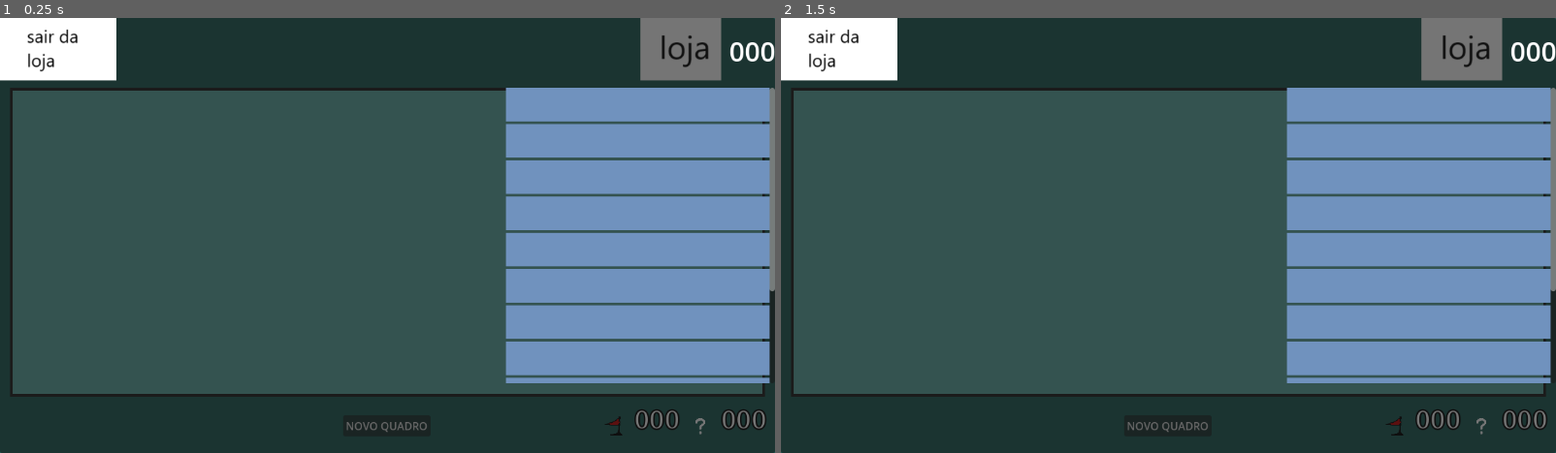
Above: before the commit, frames 1-2 (left to right).
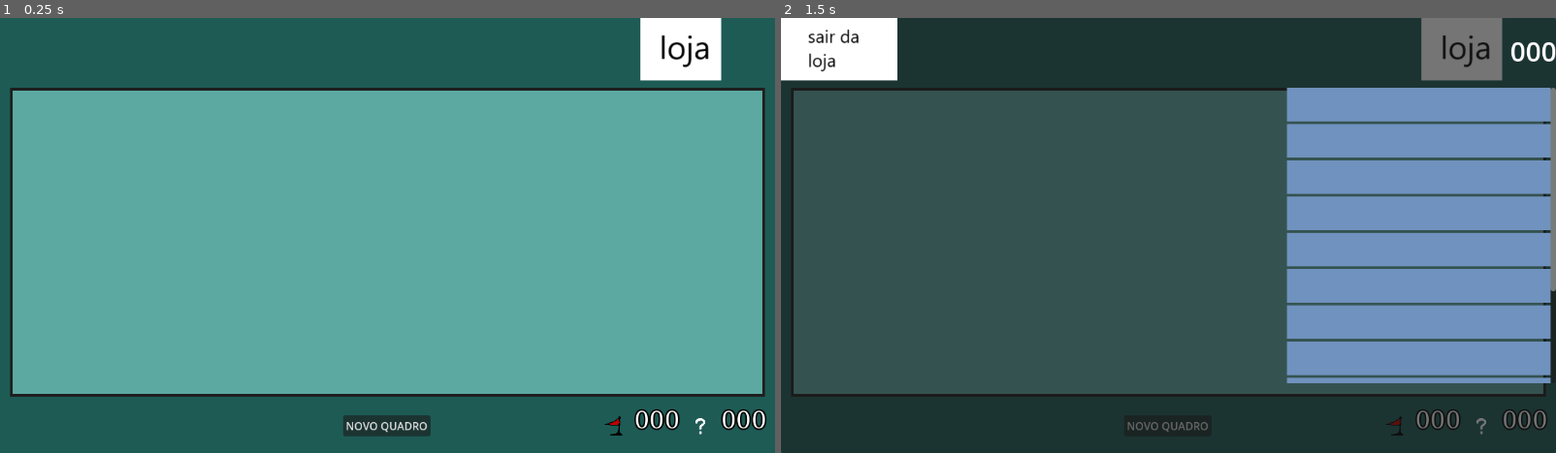
Above: after the commit, the same moments.

Repository: yuris2024/minesweeper
Game: Godot game, scene res://GameManager.tscn
Two runs of this game, one before a commit and one after it. Both use one fixed random seed, a clock stepped at 60 frames per second and the inputs below.
Inputs (mouse positions are in pixels of both pictures, inside the frame that each line leads up to):
- Up to frame 1 (0.25 s): no input
- Up to frame 2 (1.5 s): click (1486, 52) at 0.5 s; click "NOVO QUADRO" at 1.25 s

The runs differ from the first frame. In frame 1, 98% of the frame differs, in the area x 0-100%, y 0-100%; in frame 2, nothing differs.

Commit message:
Make buttons open and close store
Buttons toggle store visibility for now.

Diff:
--- a/GameManager.gd
+++ b/GameManager.gd
@@ -10,6 +10,7 @@
 var cells_to_flag
 var coins = 0
 var exp = 0
+var shop_open = false
 
 # Called when the node enters the scene tree for the first time.
 func _ready():
@@ -86,5 +87,6 @@
 		return str(num)
 
 
-func _on_shop_button_toggled(toggled_on: bool) -> void:
-	pass # Replace with function body.
+func _on_shop_button_pressed() -> void:
+	$Shop.visible = true
+	shop_open = true
--- a/GameManager.tscn
+++ b/GameManager.tscn
@@ -165,8 +165,9 @@
 text = "000"
 
 [node name="Shop" parent="." instance=ExtResource("8_wdewt")]
+visible = false
 
 [connection signal="timeout" from="Timer" to="." method="_on_timer_timeout"]
-[connection signal="toggled" from="Panel/Vboxcontainer/Header/ShopButton" to="." method="_on_shop_button_toggled"]
+[connection signal="pressed" from="Panel/Vboxcontainer/Header/ShopButton" to="." method="_on_shop_button_pressed"]
 [connection signal="toggled" from="Panel/Vboxcontainer/HBoxContainer2/MuteButton" to="Panel/Vboxcontainer/HBoxContainer2/MuteButton" method="_on_toggled"]
 [connection signal="pressed" from="Panel/Vboxcontainer/HBoxContainer2/NewGameButton" to="." method="_on_new_game_button_pressed"]
--- /dev/null
+++ b/shop.gd
@@ -0,0 +1,15 @@
+extends PanelContainer
+
+
+# Called when the node enters the scene tree for the first time.
+func _ready() -> void:
+	pass # Replace with function body.
+
+
+# Called every frame. 'delta' is the elapsed time since the previous frame.
+func _process(delta: float) -> void:
+	pass
+
+
+func _on_exit_to_menu_pressed() -> void:
+	visible = false
--- a/shop.tscn
+++ b/shop.tscn
@@ -1,5 +1,6 @@
-[gd_scene load_steps=3 format=3 uid="uid://d1fsehcdbkfvq"]
+[gd_scene load_steps=4 format=3 uid="uid://d1fsehcdbkfvq"]
 
+[ext_resource type="Script" path="res://shop.gd" id="1_svw5n"]
 [ext_resource type="Texture2D" uid="uid://gj15bt1cmf24" path="res://art/skin_default/sair_loja.png" id="1_wy81u"]
 [ext_resource type="Texture2D" uid="uid://c6xk0g2yev0wt" path="res://art/blue_shop_background.png" id="2_u6ywt"]
 
@@ -9,6 +10,7 @@
 anchor_bottom = 1.0
 grow_horizontal = 2
 grow_vertical = 2
+script = ExtResource("1_svw5n")
 
 [node name="VBoxContainer" type="VBoxContainer" parent="."]
 layout_mode = 2
@@ -124,3 +126,5 @@
 [node name="HBoxContainer2" type="HBoxContainer" parent="VBoxContainer"]
 custom_minimum_size = Vector2(0, 100)
 layout_mode = 2
+
+[connection signal="pressed" from="VBoxContainer/Header/ExitToMenu" to="." method="_on_exit_to_menu_pressed"]
